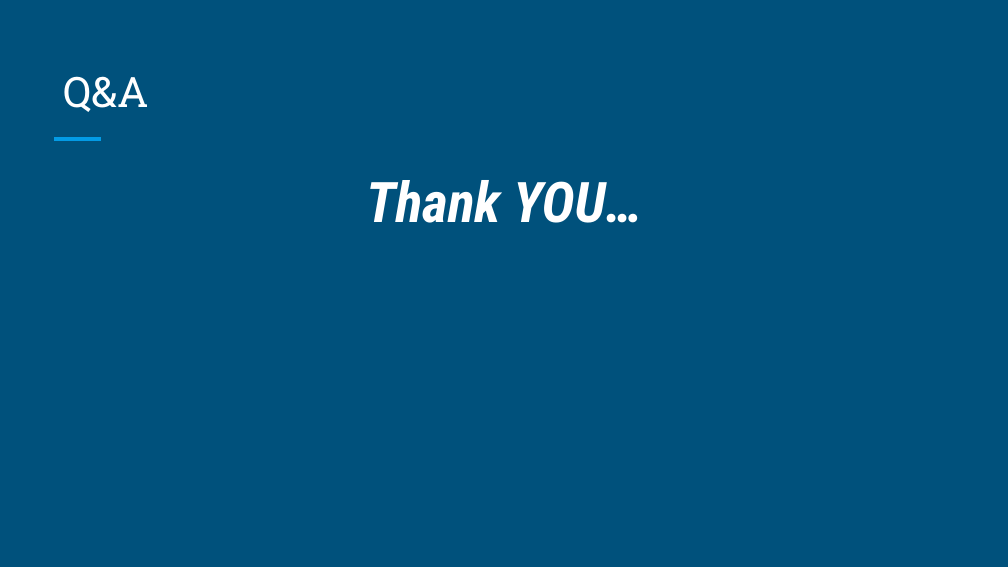
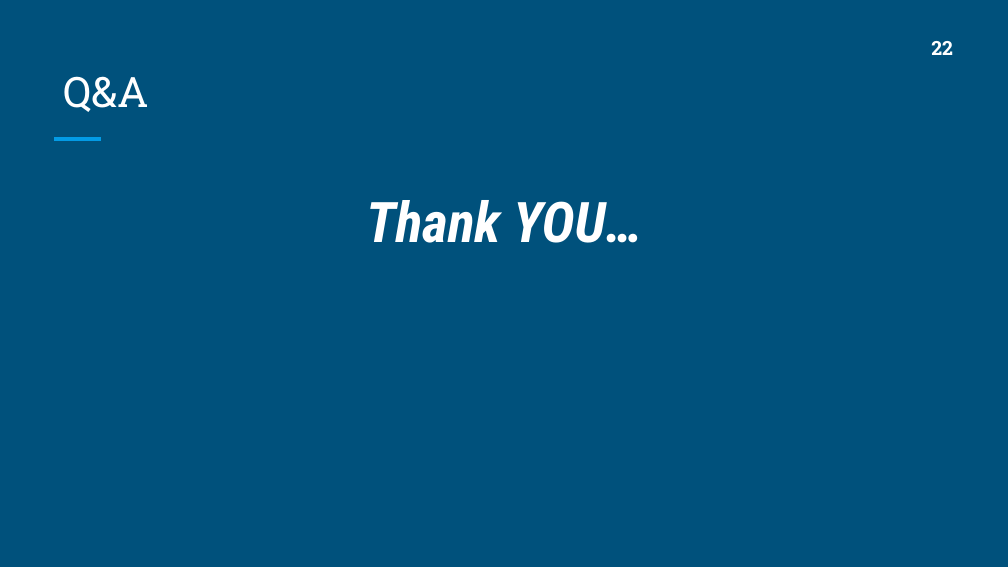
Before and after one commit to sakibrokoni/CSE707, a slide deck: slide 23 of Task 4b/CSE707_Task 4b_Group6.pptx (slide 20 before the commit). Drawn at 1008x567 pixels with LibreOffice and Linux fonts; fonts in the diff are those of the drawing. Boxes give left, top, right and bottom in pixels: in the first picture for what was removed or moved away, otherwise in the second. Text is boxed around its words. In the diff, an @@ line names an element or a change of style, - is before the commit and + after.

```diff
--- a/Task 4b/CSE707_Task 4b_Group6.pptx
+++ b/Task 4b/CSE707_Task 4b_Group6.pptx
@@ text added at (x1=931, y1=41, x2=953, y2=55), 14 pt, text #FFFFFF, bold @@
+22
@@ text "Thank YOU…" moved from (x1=366, y1=180, x2=642, y2=223) to (x1=366, y1=200, x2=642, y2=243) @@
```
Also in this commit, not shown: 15 other slides changed, 3 slides added, 1 other file.
